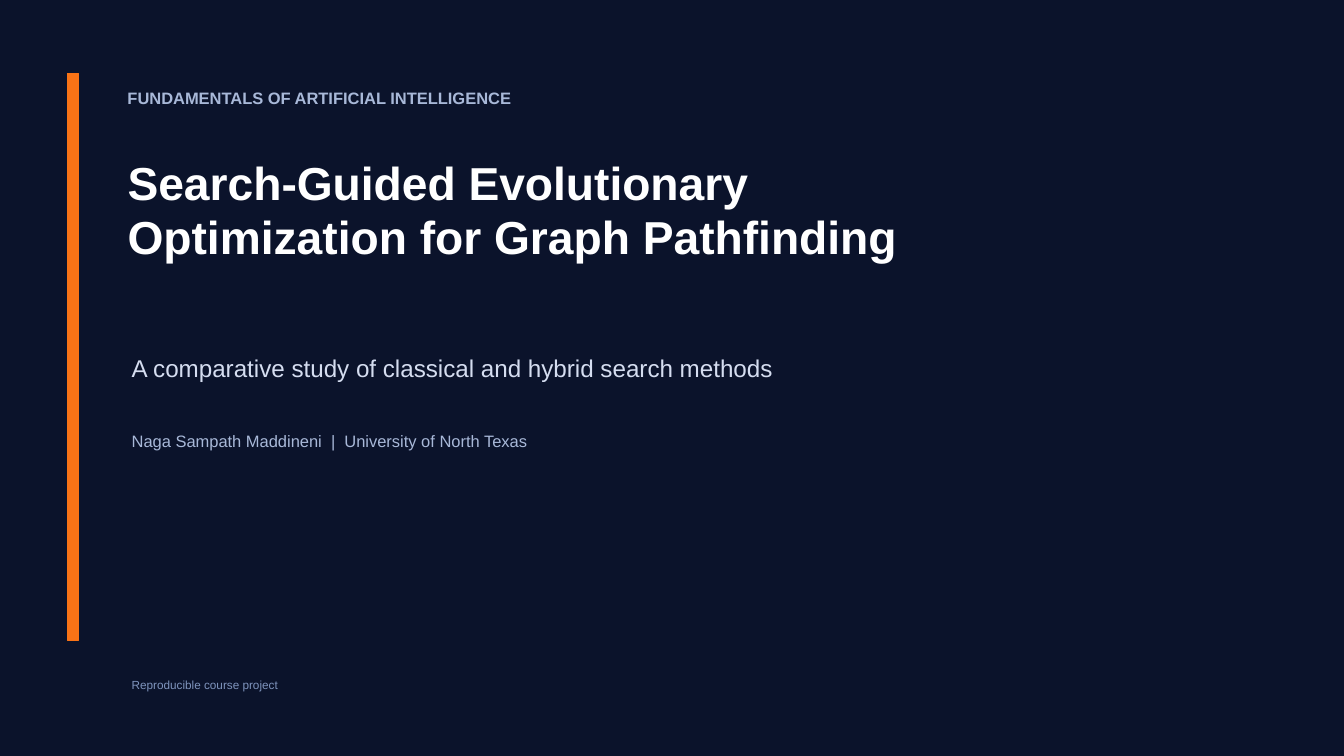
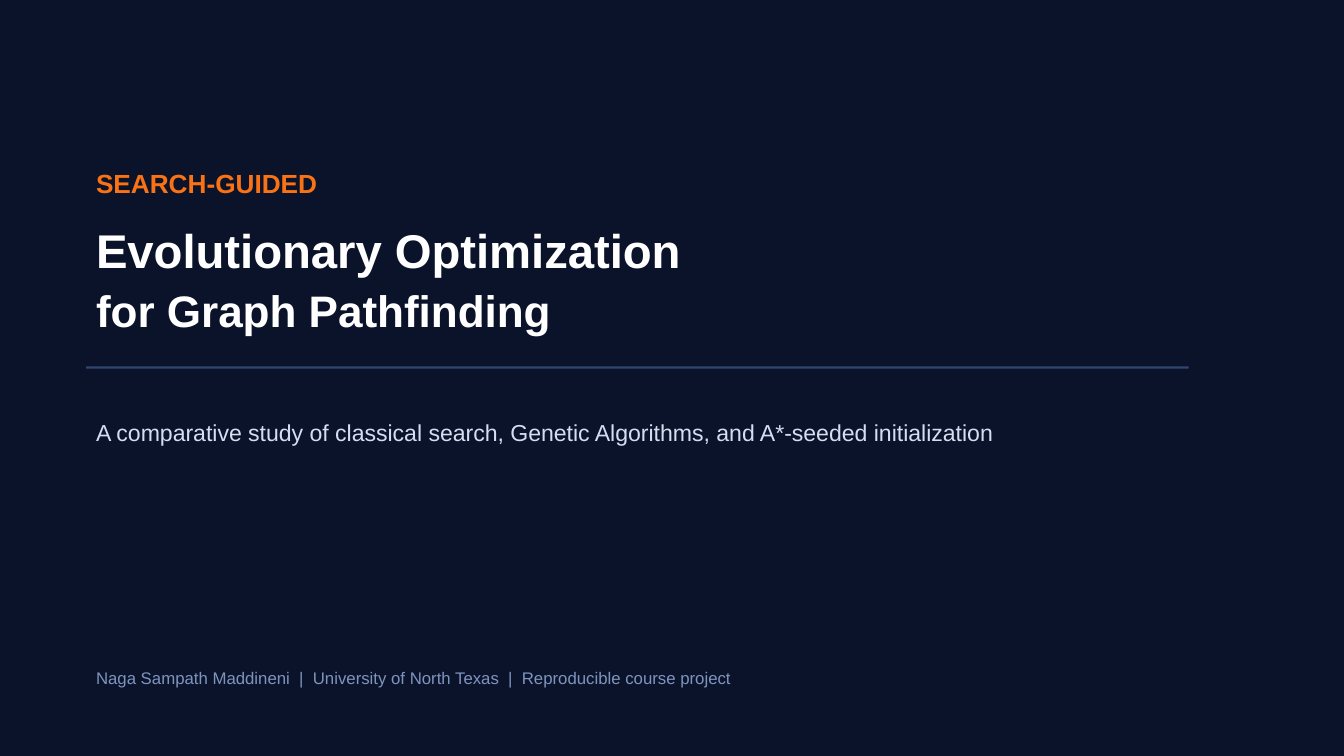
Before and after one commit to maddineni2112/graph-search-evolutionary-optimization, a slide deck: slide 1 of reports/Graph_Search_Evolutionary_Optimization_Presentation.pptx. Drawn at 1344x756 pixels with LibreOffice and Linux fonts; fonts in the diff are those of the drawing. Boxes give left, top, right and bottom in pixels: in the first picture for what was removed or moved away, otherwise in the second. Text is boxed around its words. In the diff, an @@ line names an element or a change of style, - is before the commit and + after.

```diff
--- a/reports/Graph_Search_Evolutionary_Optimization_Presentation.pptx
+++ b/reports/Graph_Search_Evolutionary_Optimization_Presentation.pptx
@@ rectangle removed at (68,74,79,640) @@
@@ text removed at (127,92,511,104) @@
-FUNDAMENTALS OF ARTIFICIAL INTELLIGENCE
@@ text added at (96,174,317,194), 18.8 pt, text #F97316, bold @@
+SEARCH-GUIDED
@@ text added at (96,233,681,278), 33.8 pt, text #FFFFFF, bold @@
+Evolutionary Optimization
@@ text at (96,295,551,336): text changed; size 33 to 31.5 pt @@
-Search-Guided Evolutionary
-Optimization for Graph Pathfinding
+for Graph Pathfinding
@@ text removed at (132,359,773,382) @@
-A comparative study of classical and hybrid search methods
@@ line added from (86, 368) to (1189, 368), #31466E 1.5 pt @@
@@ text at (96,424,993,446): text changed; size 11.8 to 16.5 pt; text colour #A8B8D8 to #D5DDF0 @@
-Naga Sampath Maddineni | University of North Texas
+A comparative study of classical search, Genetic Algorithms, and A*-seeded initialization
@@ text at (96,672,730,688): text changed; size 8.3 to 12 pt @@
-Reproducible course project
+Naga Sampath Maddineni | University of North Texas | Reproducible course project
```
Also in this commit, not shown: 6 other slides changed, 5 slides added, 5 slides removed, 5 other files.
